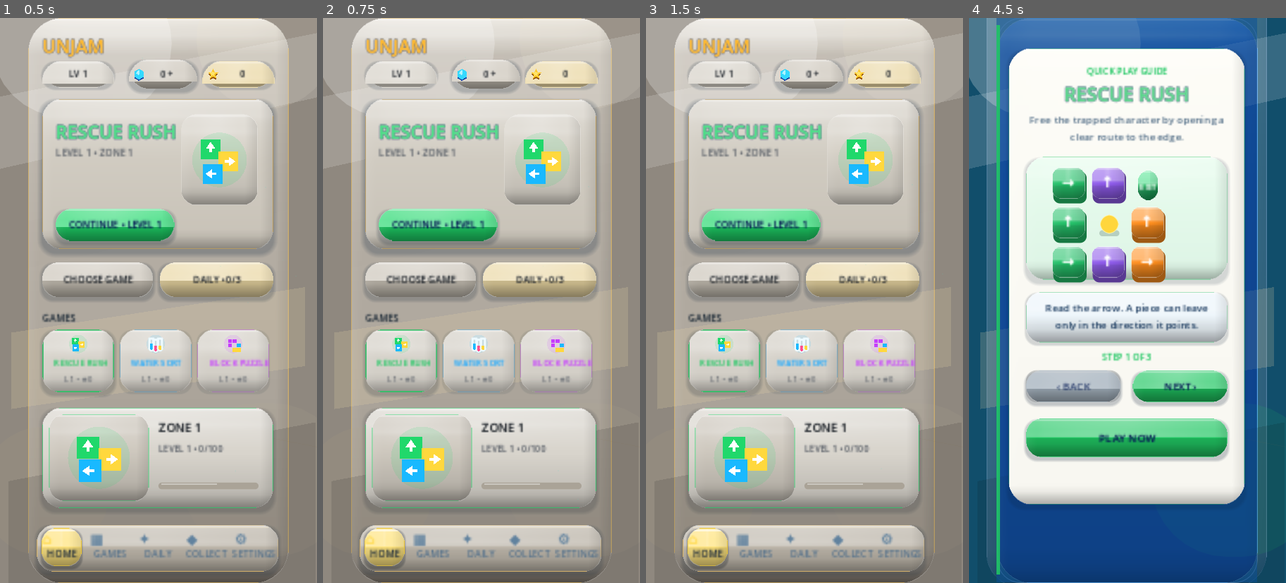
Above: before the commit, frames 1-4 (left to right).
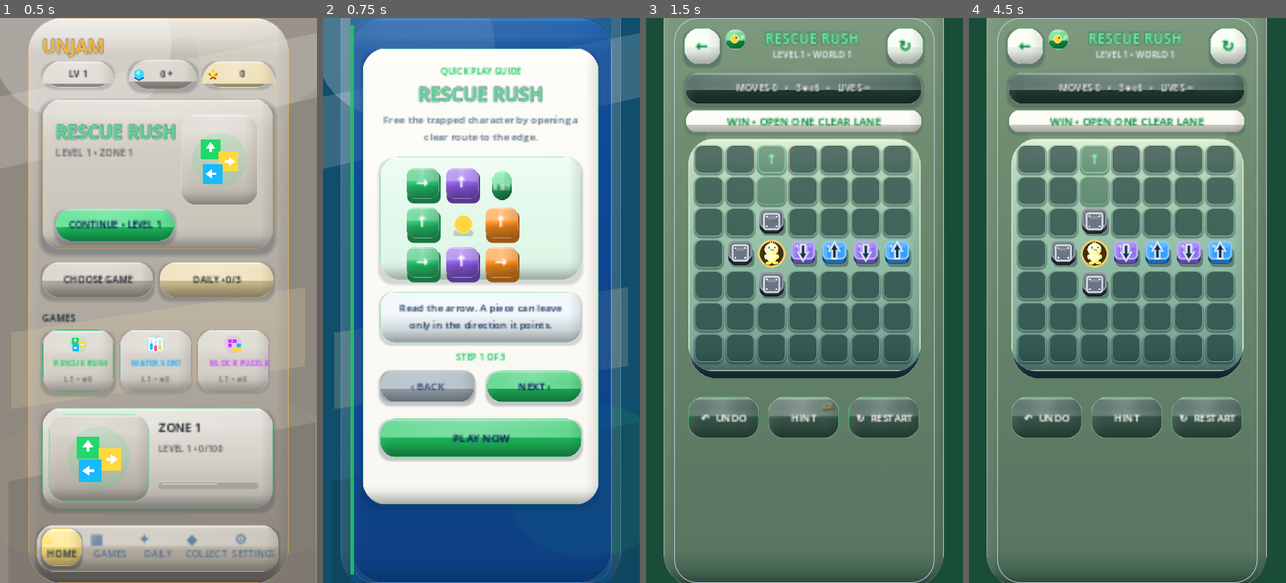
Above: after the commit, the same moments.

Repository: eghosa001/unjam
Game: Godot game, scene res://scenes/Main.tscn
Two runs of this game, one before a commit and one after it. Both use one fixed random seed, a clock stepped at 60 frames per second and the inputs below.
Inputs (mouse positions are in pixels of both pictures, inside the frame that each line leads up to):
- Up to frame 1 (0.5 s): no input
- Up to frame 2 (0.75 s): click "CONTINUE • LEVEL 1" at 0.5 s
- Up to frame 3 (1.5 s): click (804, 436) at 1.25 s, where only the run after the commit has a clickable "PLAY NOW"
- Up to frame 4 (4.5 s): click (1206, 419) at 2 s, where only the run after the commit has a clickable "↻ RESTART"; click (1206, 419) at 2.75 s, where only the run after the commit has a clickable "↻ RESTART"; click (1206, 419) at 3.5 s, where only the run after the commit has a clickable "↻ RESTART"; click (1083, 227) at 4.25 s, where only the run before the commit has a clickable "CONTINUE • LEVEL 1"

Frame 1 is identical in both runs. In frame 2, 96% of the frame differs, in the area x 0-100%, y 0-100%; in frame 3, 98%; in frame 4, 98%.

Commit message:
Keep startup branding visible without blocking navigation

Diff:
--- a/scripts/ui/robust_main.gd
+++ b/scripts/ui/robust_main.gd
@@ -20,8 +20,8 @@
 const RESCUE_GAME_SCENE_PATH := "res://scenes/Game.tscn"
 const WATER_GAME_SCENE_PATH := "res://scenes/WaterSort.tscn"
 const BLOCK_GAME_SCENE_PATH := "res://scenes/BlockPuzzle.tscn"
-const STARTUP_BRAND_HOLD_SECONDS := 1.60
-const STARTUP_BRAND_FADE_SECONDS := 0.35
+const STARTUP_BRAND_HOLD_SECONDS := 1.35
+const STARTUP_BRAND_FADE_SECONDS := 0.30
 const STARTUP_BRAND_BG := Color("#10276a")
 const STARTUP_BRAND_TEXTURE: Texture2D = preload("res://store_assets/unjam_approved_logo_transparent.png")
 
@@ -42,7 +42,7 @@
 	var overlay := Control.new()
 	overlay.name = "StartupBrandHold"
 	overlay.set_anchors_and_offsets_preset(Control.PRESET_FULL_RECT)
-	overlay.mouse_filter = Control.MOUSE_FILTER_STOP
+	overlay.mouse_filter = Control.MOUSE_FILTER_IGNORE
 	overlay.z_index = 10000
 	add_child(overlay)
 	_startup_brand_overlay = overlay
@@ -54,14 +54,20 @@
 	background.mouse_filter = Control.MOUSE_FILTER_IGNORE
 	overlay.add_child(background)
 
+	var center := CenterContainer.new()
+	center.name = "StartupBrandCenter"
+	center.set_anchors_and_offsets_preset(Control.PRESET_FULL_RECT)
+	center.mouse_filter = Control.MOUSE_FILTER_IGNORE
+	overlay.add_child(center)
+
 	var logo := TextureRect.new()
 	logo.name = "StartupBrandLogo"
-	logo.set_anchors_and_offsets_preset(Control.PRESET_FULL_RECT)
 	logo.texture = STARTUP_BRAND_TEXTURE
+	logo.custom_minimum_size = Vector2(420, 420)
 	logo.expand_mode = TextureRect.EXPAND_IGNORE_SIZE
 	logo.stretch_mode = TextureRect.STRETCH_KEEP_ASPECT_CENTERED
 	logo.mouse_filter = Control.MOUSE_FILTER_IGNORE
-	overlay.add_child(logo)
+	center.add_child(logo)
 
 	var hold_timer := get_tree().create_timer(STARTUP_BRAND_HOLD_SECONDS, true, false, true)
 	hold_timer.timeout.connect(_fade_startup_brand_hold.bind(overlay))
--- a/tests/validate_launcher_icon_safe_zone.gd
+++ b/tests/validate_launcher_icon_safe_zone.gd
@@ -47,14 +47,14 @@
 			failures.append("Deferred game-scene priming contract missing: %s" % token)
 
 	for token in [
-		"const STARTUP_BRAND_HOLD_SECONDS := 1.60",
-		"const STARTUP_BRAND_FADE_SECONDS := 0.35",
+		"const STARTUP_BRAND_HOLD_SECONDS := 1.35",
+		"const STARTUP_BRAND_FADE_SECONDS := 0.30",
 		'const STARTUP_BRAND_BG := Color("#10276a")',
 		'const STARTUP_BRAND_TEXTURE: Texture2D = preload("res://store_assets/unjam_approved_logo_transparent.png")',
 		"func _show_startup_brand_hold() -> void:",
 		"func _fade_startup_brand_hold(overlay: Control) -> void:",
 		"logo.texture = STARTUP_BRAND_TEXTURE",
-		"logo.set_anchors_and_offsets_preset(Control.PRESET_FULL_RECT)",
+		"overlay.mouse_filter = Control.MOUSE_FILTER_IGNORE",
 		'overlay.name = "StartupBrandHold"',
 	]:
 		if not robust_main.contains(token):
@@ -77,8 +77,8 @@
 		'const ADAPTIVE_OUT := "res://assets/icon_launcher_adaptive_432.png"',
 		'const SPLASH_SOURCE := "res://store_assets/unjam_approved_logo_transparent.png"',
 		'const SPLASH_OUT := "res://assets/icon_user_adaptive_432.png"',
-		"const LEGACY_CONTENT := 384",
-		"const ADAPTIVE_CONTENT := 288",
+		"const LEGACY_CONTENT := 512",
+		"const ADAPTIVE_CONTENT := 392",
 		"const SPLASH_SIZE := 432",
 		"Image.INTERPOLATE_LANCZOS",
 	]:
Not shown, changed: .github/workflows/android-test-apk.yml
